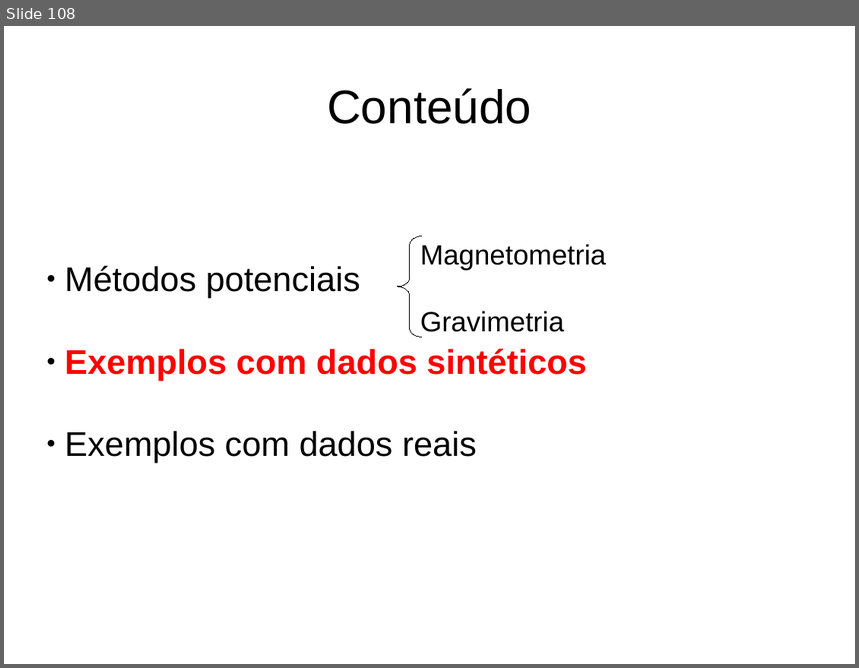
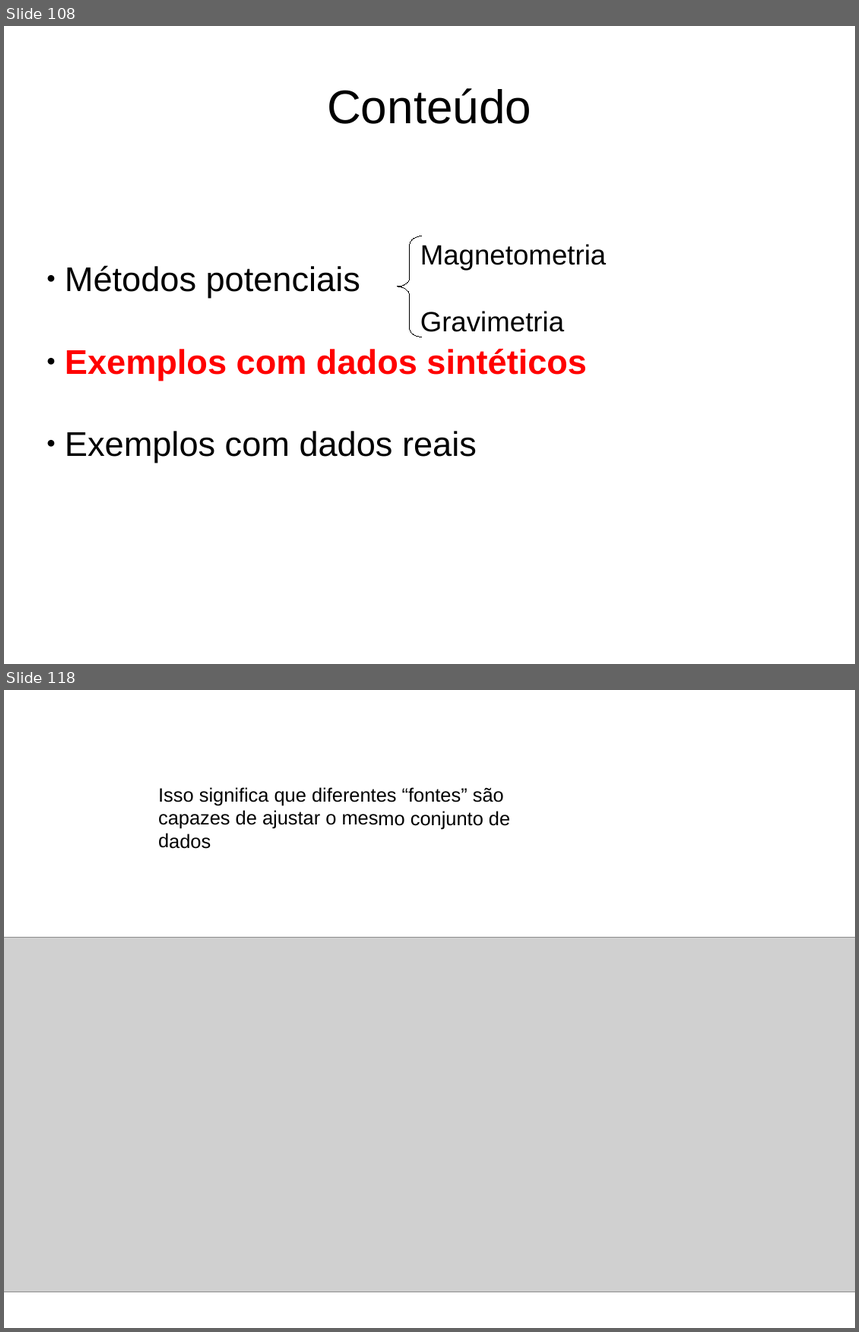
Before and after one commit to birocoles/UFRRJ-SEGEO2017, a slide deck: presentation/SEGEO2017.odp. Shown one above the other, each under a label of ours: slide 108 before the commit, slides 108 and 118 after it; the slides between them are not shown. The pictures are 859x668 and 859x1332 pixels, drawn with LibreOffice and Linux fonts; fonts in the diff are those of the drawing; grey boxes stand for pictures. Boxes give left, top, right and bottom in pixels: in the first picture for what was removed or moved away, otherwise in the second. Text is boxed around its words. In the diff, an @@ line names an element or a change of style, - is before the commit and + after.

```diff
--- a/presentation/SEGEO2017.odp
+++ b/presentation/SEGEO2017.odp
@@ slide 118 added at [4, 690, 855, 1328], background #FFFFFF @@
@@ text added at [158, 787, 510, 849], 18 pt, text #000000 @@
+Isso significa que diferentes “fontes” são capazes de ajustar o mesmo conjunto de dados
@@ picture added at [4, 937, 855, 1293] @@
```
Also in this commit, not shown: 1 slide changed, 11 other slides added, 17 other files.
